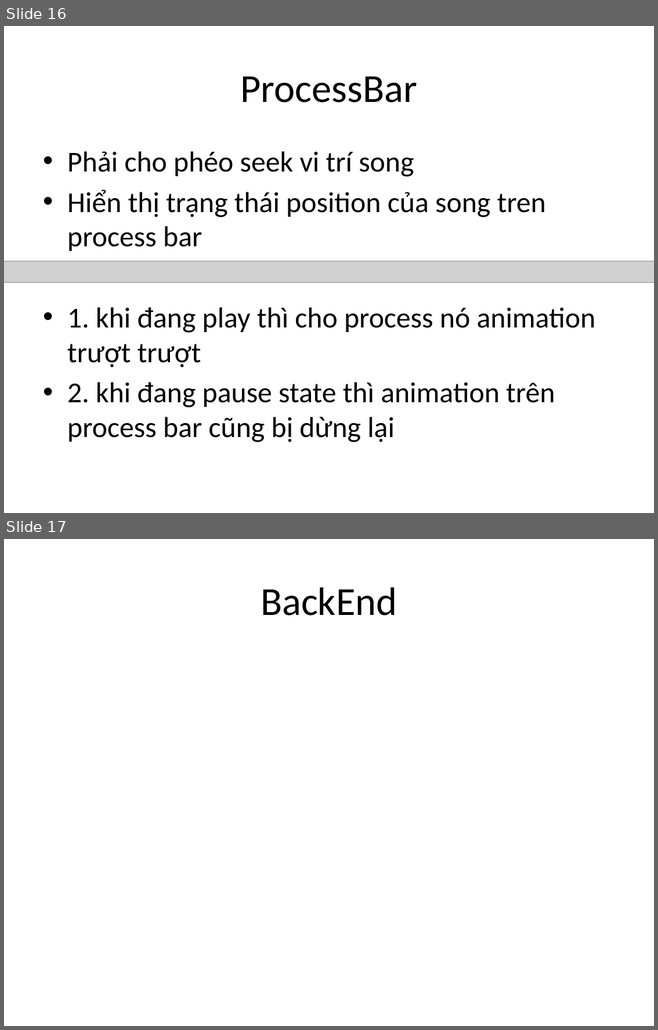
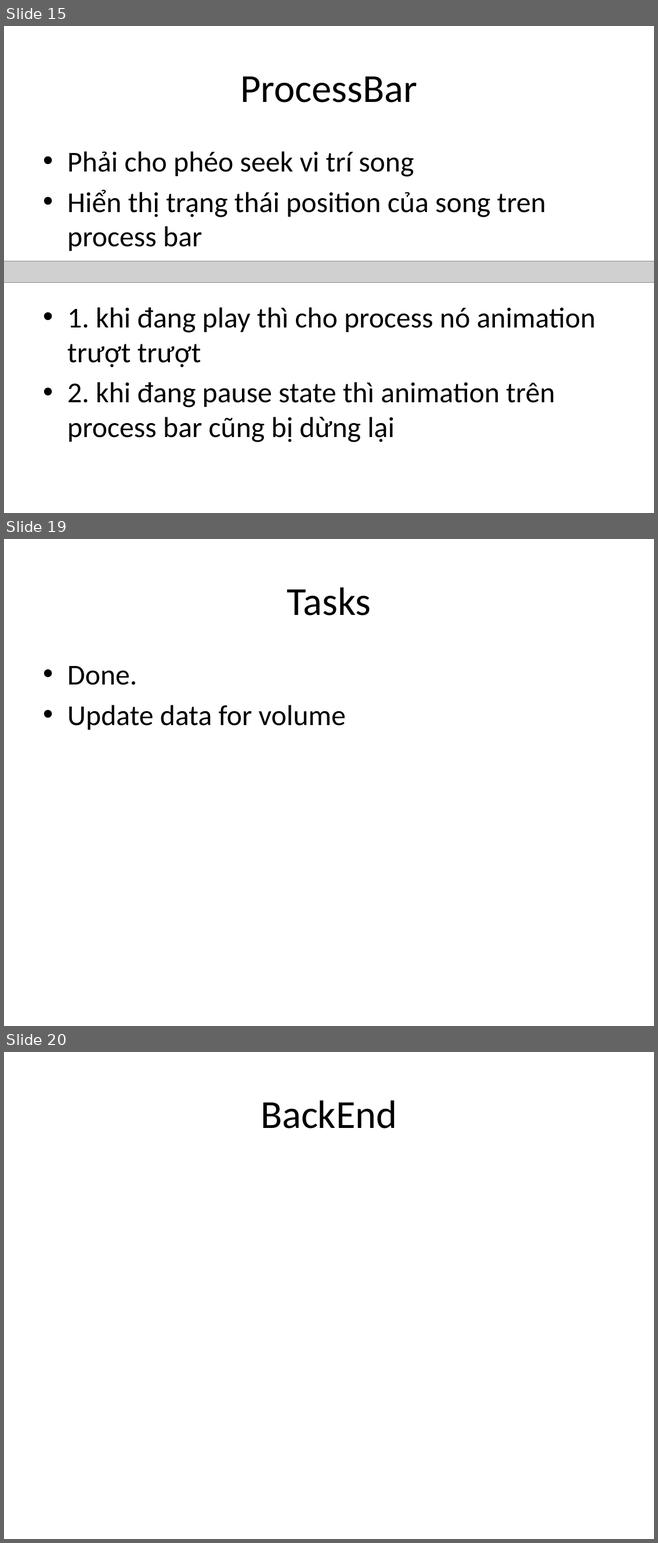
Before and after one commit to google-code-export/dau-gia-truc-tuyen-dhnl2, a slide deck: source/musicpage/Documents/Music page.pptx. Shown one above the other, each under a label of ours: slides 16 and 17 before the commit, slides 15, 19 and 20 after it; the slides between them are not shown. The pictures are 658x1030 and 658x1543 pixels, drawn with LibreOffice and Linux fonts; fonts in the diff are those of the drawing; grey boxes stand for pictures. Boxes give left, top, right and bottom in pixels: in the first picture for what was removed or moved away, otherwise in the second. Text is boxed around its words. In the diff, an @@ line names an element or a change of style, - is before the commit and + after.

```diff
--- a/source/musicpage/Documents/Music page.pptx
+++ b/source/musicpage/Documents/Music page.pptx
@@ slide 19 added at box(4, 539, 654, 1026), background #FFFFFF @@
@@ title added at box(287, 587, 371, 616), 44 pt, text #000000 @@
+Tasks
@@ text added at box(67, 666, 346, 730), 32 pt, text #000000 @@
+• Done.
+• Update data for volume
@@ what was slide 16 is now slide 15 @@
@@ what was slide 17 is now slide 20 @@
```
Also in this commit, not shown: 1 slide changed, 2 other slides added, 11 other files.
